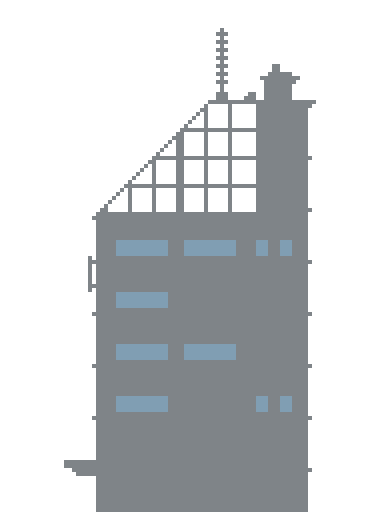
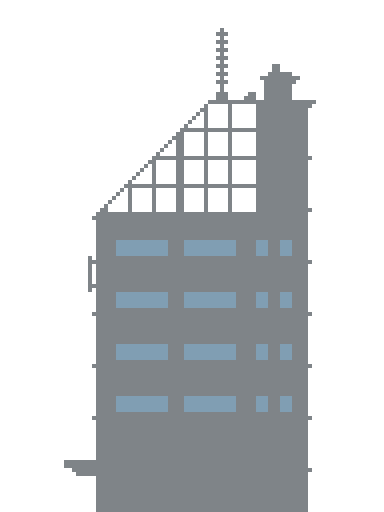
Before/after of a 384 × 512 layered artwork. What changed in the layer stack:
renamed "Capa 18 copy 2" to "Layer 3", painted on it over [184, 292, 292, 412]
